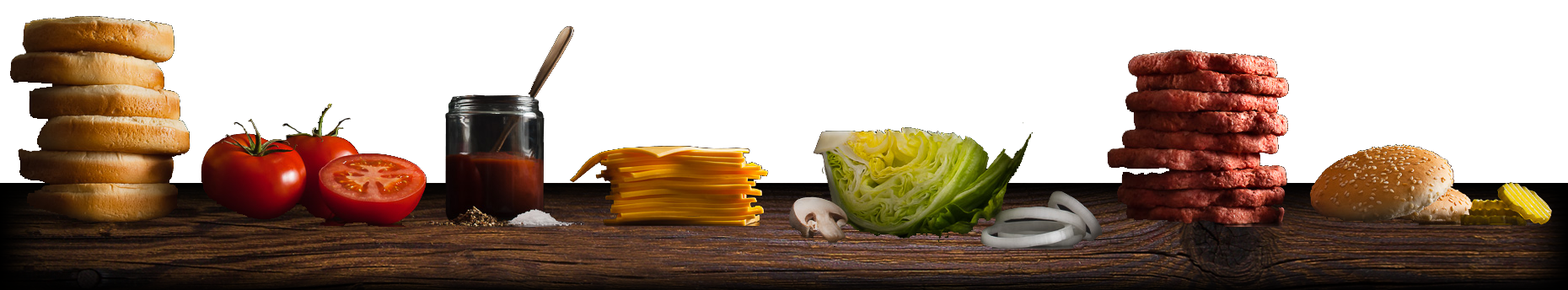
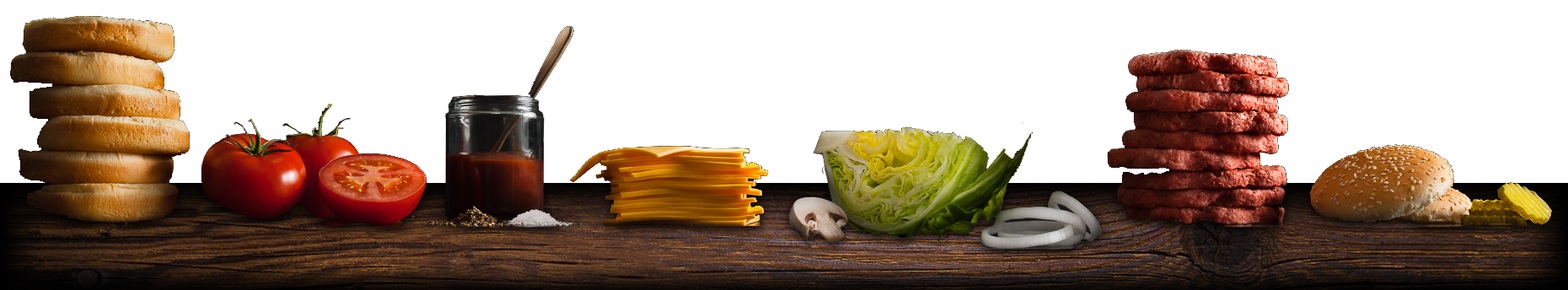
Layered file, before and after one edit (1568 × 290). Changes by layer:
added layer "Layer 4" (multiply) above "Layer 2" over 24, 182, 1556, 262
